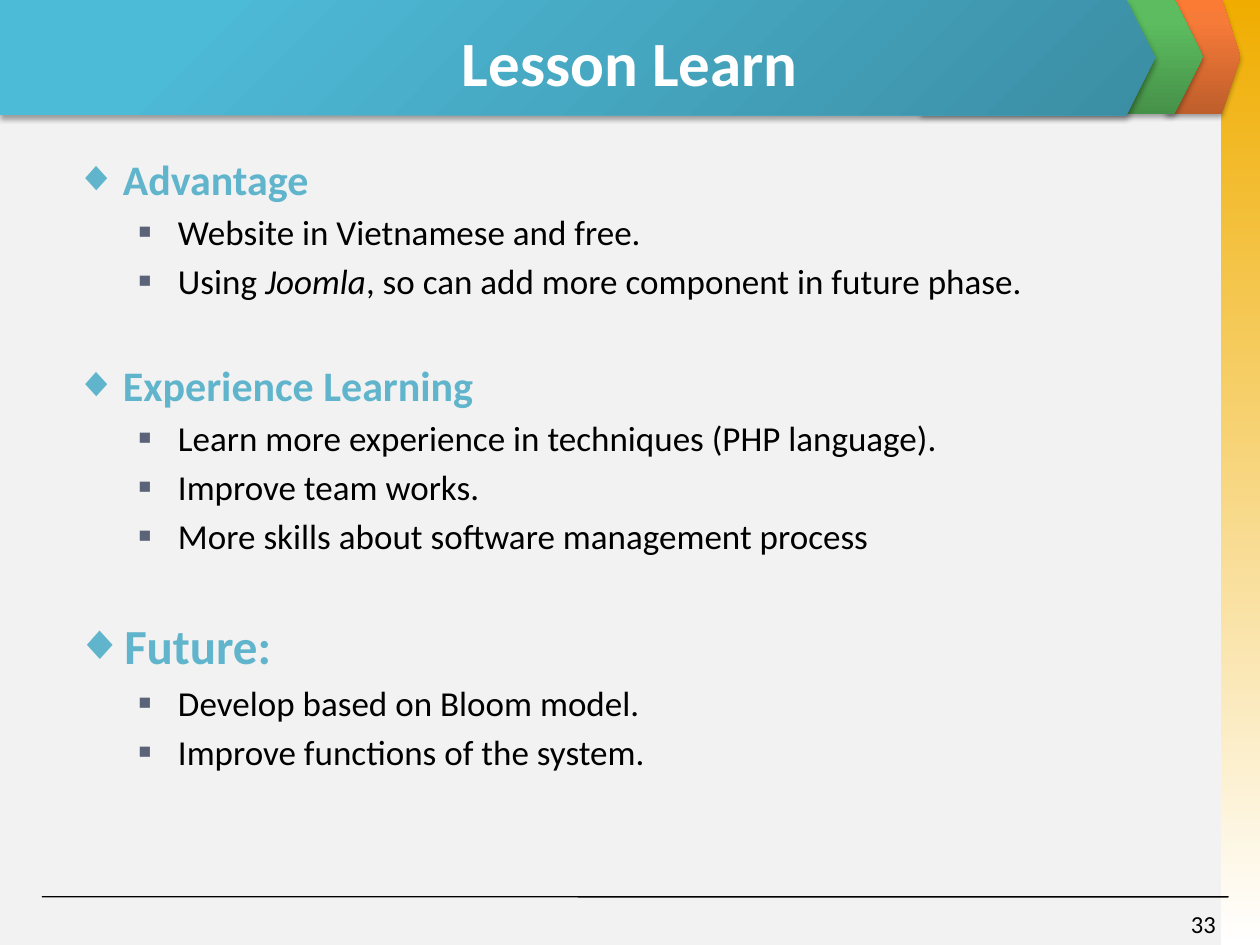
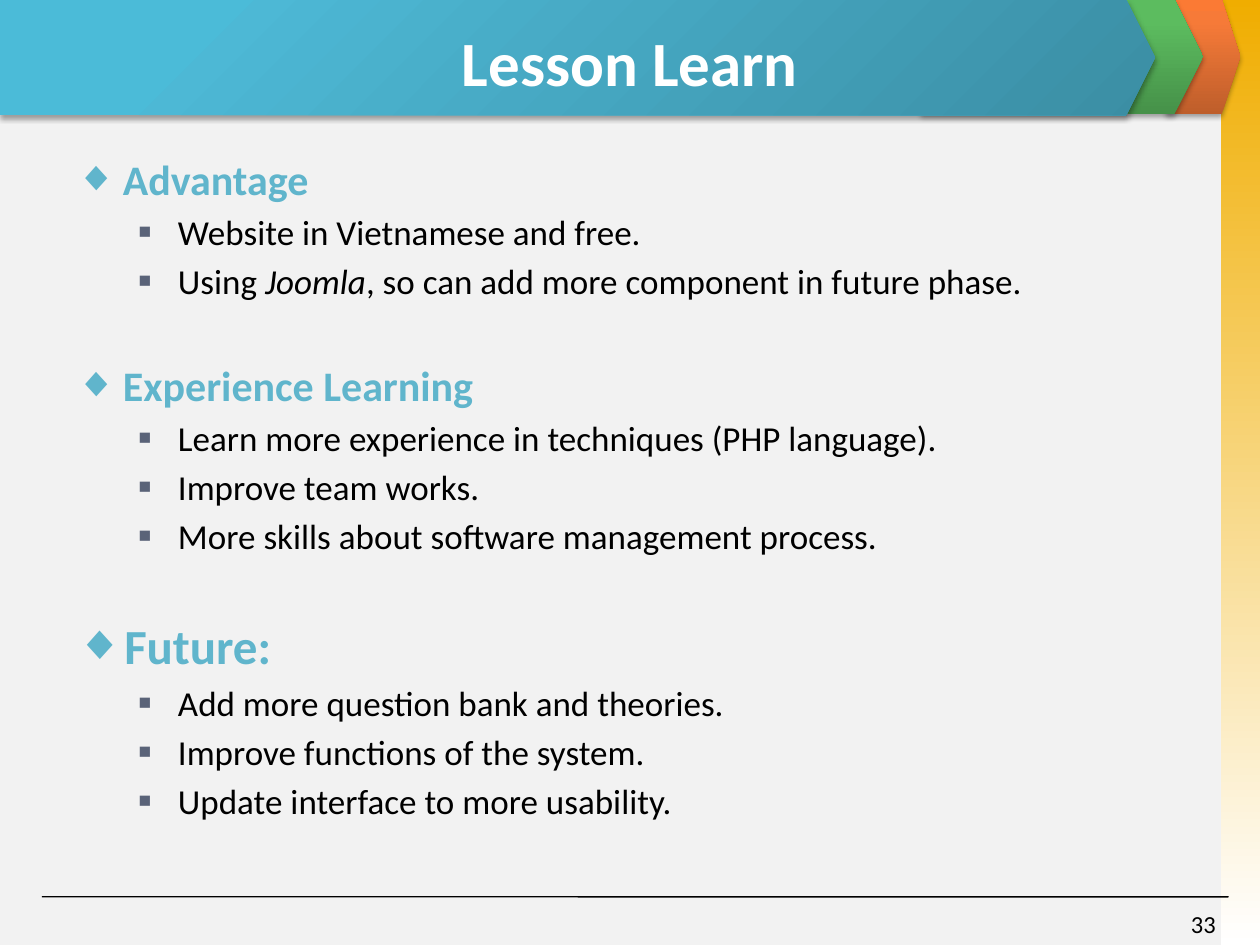
Before and after one commit to skyview059/e-learning-website, a slide deck: slide 33 of Document/Final report/Slide Present E-Learning.pptx. Drawn at 1260x945 pixels with LibreOffice and Linux fonts; fonts in the diff are those of the drawing. Boxes give left, top, right and bottom in pixels: in the first picture for what was removed or moved away, otherwise in the second. Text is boxed around its words. In the diff, an @@ line names an element or a change of style, - is before the commit and + after.

```diff
--- a/Document/Final report/Slide Present E-Learning.pptx
+++ b/Document/Final report/Slide Present E-Learning.pptx
@@ text at <box>178,524,877,555</box>: text changed @@
-  ■ More skills about software management process
+  ■ More skills about software management process.
@@ text at <box>178,691,723,722</box>: text changed @@
-  ■ Develop based on Bloom model.
+  ■ Add more question bank and theories.
@@ text at <box>178,789,671,820</box>: paragraph added @@
+  ■ Update interface to more usability.
```
